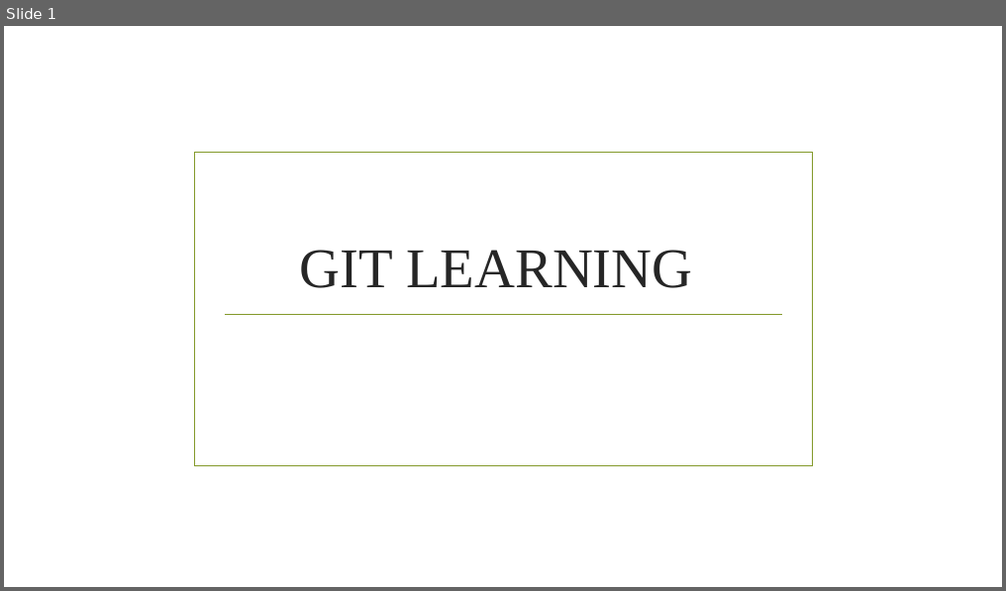
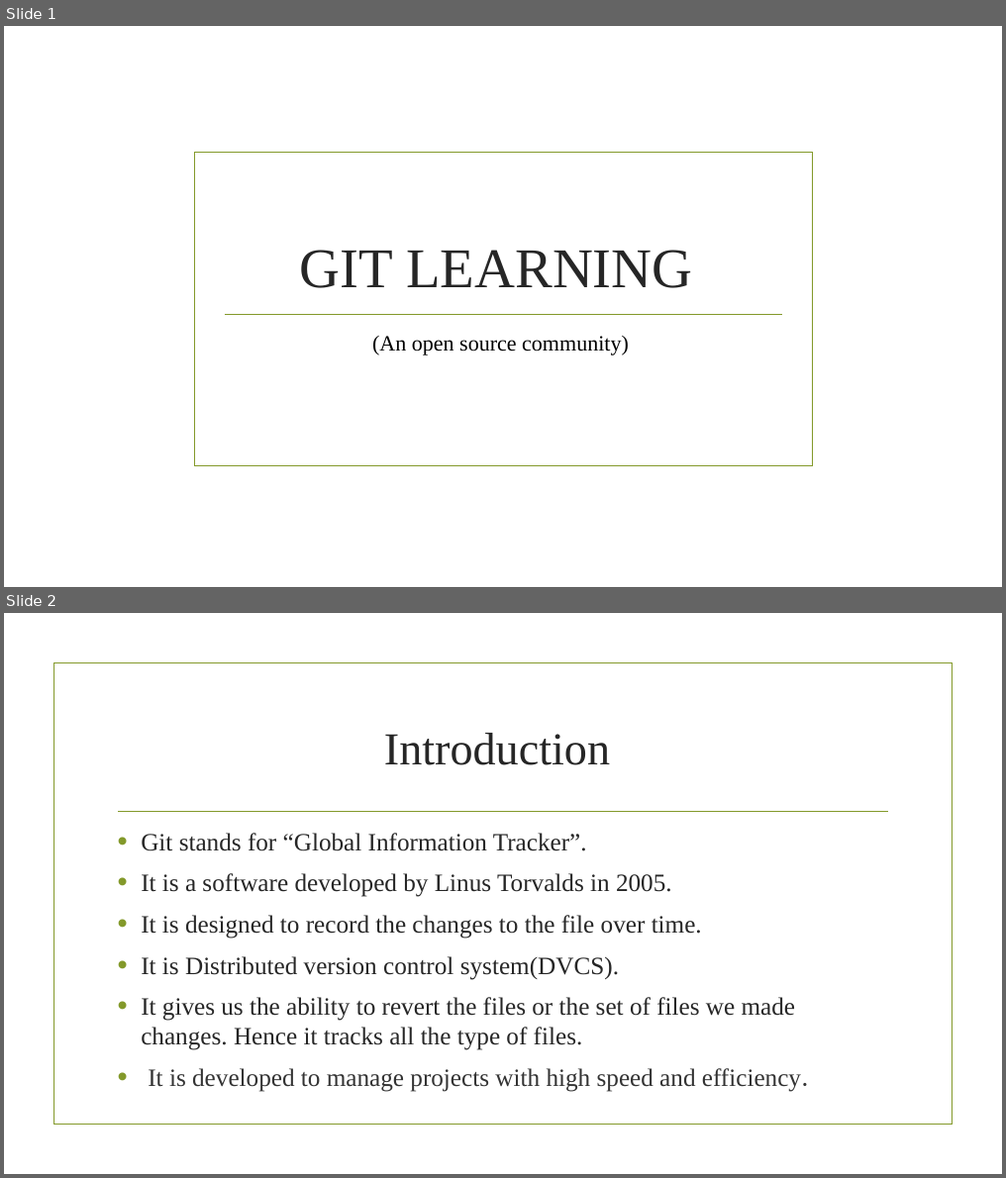
Before and after one commit to amishagupta-11/LearnGit, a slide deck: git.pptx. Shown one above the other, each under a label of ours: slide 1 before the commit, slides 1 and 2 after it. The pictures are 1006x591 and 1006x1178 pixels, drawn with LibreOffice and Linux fonts; fonts in the diff are those of the drawing; background and template pictures are left out. Boxes give left, top, right and bottom in pixels: in the first picture for what was removed or moved away, otherwise in the second. Text is boxed around its words. In the diff, an @@ line names an element or a change of style, - is before the commit and + after.

```diff
--- a/git.pptx
+++ b/git.pptx
@@ slide 2 added at (4, 613, 1002, 1174), background picture (left out) @@
@@ rectangle added at (54, 663, 951, 1125), outline #83992A 1.25 pt @@
@@ title added at (384, 733, 610, 765), 44 pt, text #262626 @@
+Introduction
@@ line added from (119, 811) to (888, 811), #83992A 1.25 pt @@
@@ text added at (141, 833, 809, 1092), 24 pt, text #262626 @@
+• Git stands for “Global Information Tracker”.
+• It is a software developed by Linus Torvalds in 2005.
+• It is designed to record the changes to the file over time.
+• It is Distributed version control system(DVCS).
+• It gives us the ability to revert the files or the set of files we made changes. Hence it tracks all the type of files.
+• It is developed to manage projects with high speed and efficiency.
@@ slide 1 changed as well @@
@@ subtitle added at (372, 336, 629, 356), 21 pt, text #000000 @@
+(An open source community)
```
Also in this commit, not shown: 6 other slides changed, 33 other slides added.
